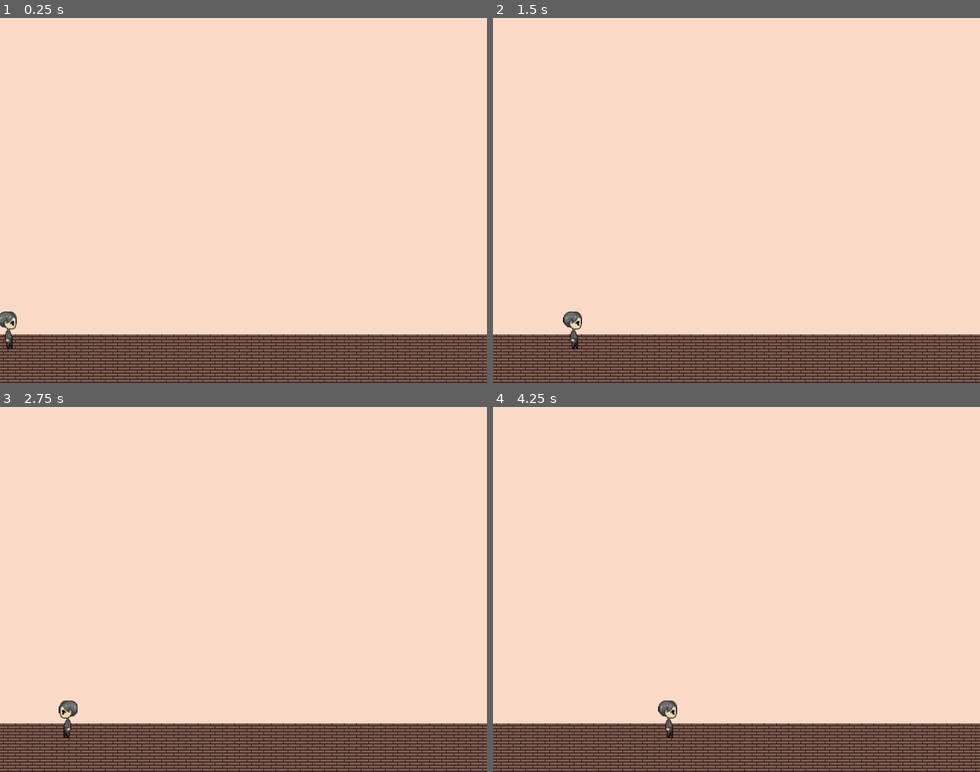
Above: before the commit, frames 1-4 (two rows, left to right).
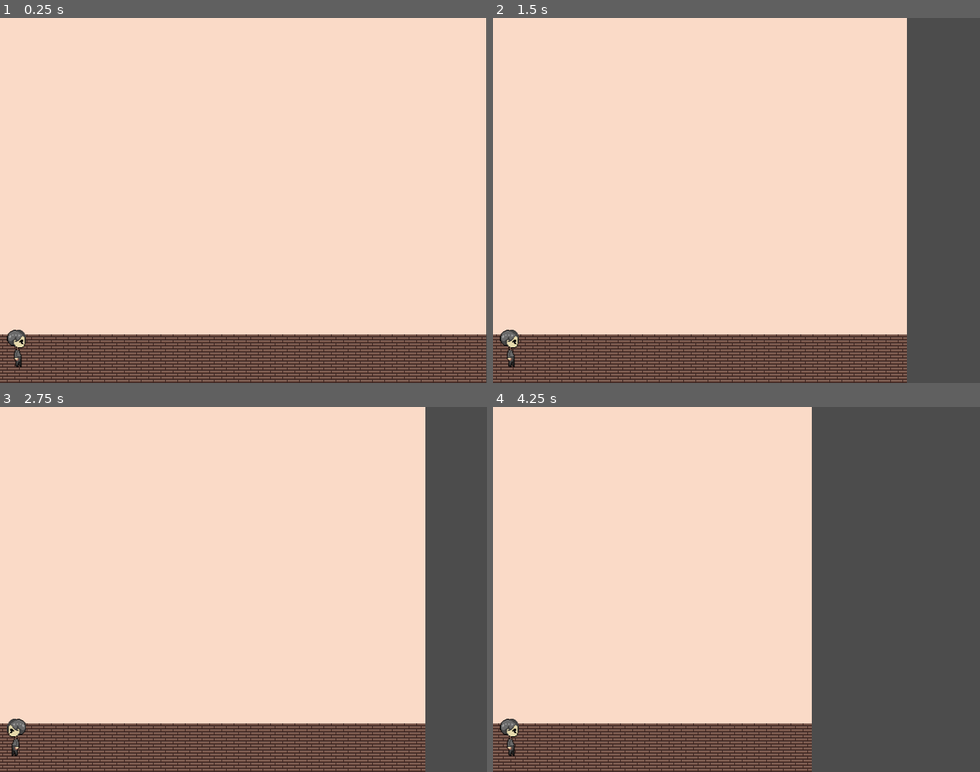
Above: after the commit, the same moments.

Repository: bkuon/Reverie
Game: Godot game, scene res://LevelZero.tscn
Same seed, same stepped clock (60 frames per second), same inputs: the game is played once before the commit and once after it. This scene is started directly instead of the project's main scene. The engine's default icon, where the game draws it, is replaced by a stand-in: a white triangle on a blue panel in a dark square.
Inputs:
- Up to frame 1 (0.25 s): no input
- Up to frame 2 (1.5 s): tap Enter at 0.5 s; hold Right (ui_right) from 0.53 s (still down); tap Z (enter_door) at 0.6, 1.35 s; tap Up (ui_up) at 0.77 s
- Up to frame 3 (2.75 s): tap Up (ui_up) at 1.52 s; release Right (ui_right) at 2.03 s; hold Left (ui_left) from 2.03 s (still down); tap Z (enter_door) at 2.1 s
- Up to frame 4 (4.25 s): release Left (ui_left) at 2.78 s; hold Right (ui_right) from 2.78 s (still down); tap Z (enter_door) at 2.85, 3.6 s; tap Up (ui_up) at 3.02, 3.77 s

The runs differ from the first frame. In frame 1, 1.8% of the frame differs, in the area x 0-100%, y 0-100%; in frame 2, 15%; in frame 3, 14%; in frame 4, 35%.

Commit message:
Added camera to MC

Diff:
--- a/LevelZero.tscn
+++ b/LevelZero.tscn
@@ -12,4 +12,3 @@
 tile_data = PoolIntArray( 0, -1073741820, 0, 1, -1073741820, 0, 2, -1073741820, 0, 3, -1073741820, 0, 4, -1073741820, 0 …(26828 unchanged characters)…
 
 [node name="MC_Sprite" parent="." instance=ExtResource( 2 )]
-position = Vector2( 10, 410 )
--- a/MC_Sprite.tscn
+++ b/MC_Sprite.tscn
@@ -29,9 +29,14 @@
 script = ExtResource( 1 )
 
 [node name="sprite" type="AnimatedSprite" parent="."]
+position = Vector2( 22.5, 434.5 )
 frames = SubResource( 1 )
 animation = "idle"
 
 [node name="CollisionShape2D" type="CollisionShape2D" parent="."]
-position = Vector2( 0, 1 )
+position = Vector2( 22.5, 435.5 )
 shape = SubResource( 2 )
+
+[node name="Camera2D" type="Camera2D" parent="."]
+position = Vector2( 320.587, 240 )
+current = true
